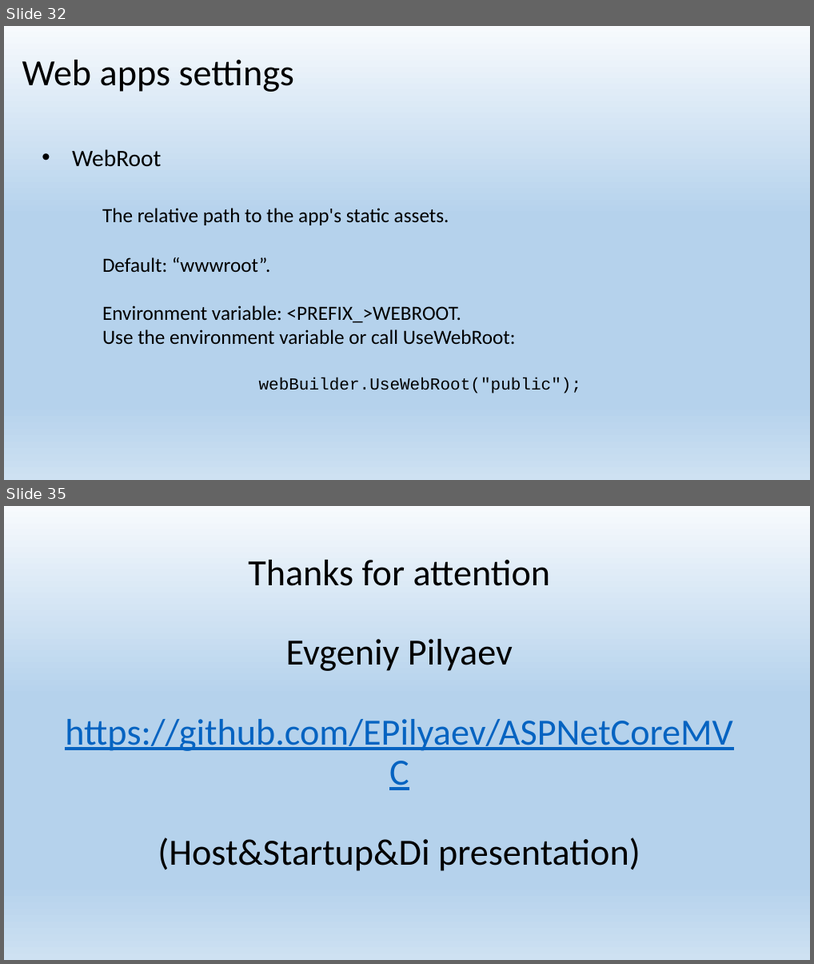
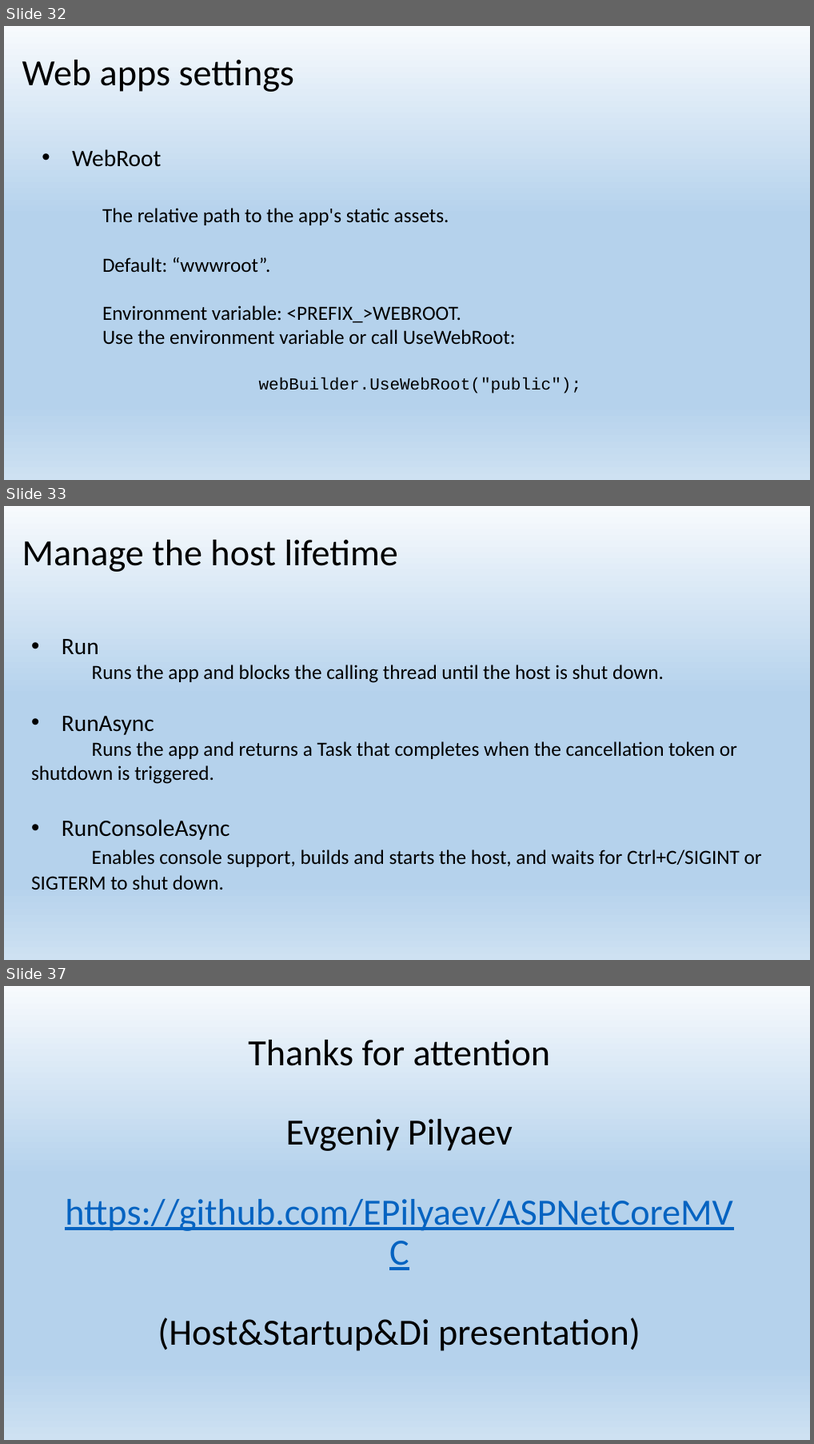
Before and after one commit to EPilyaev/ASPNetCoreMVC, a slide deck: Host&Startup&Di.pptx. Shown one above the other, each under a label of ours: slides 32 and 35 before the commit, slides 32, 33 and 37 after it; the slides between them are not shown. The pictures are 814x964 and 814x1444 pixels, drawn with LibreOffice and Linux fonts; fonts in the diff are those of the drawing. Boxes give left, top, right and bottom in pixels: in the first picture for what was removed or moved away, otherwise in the second. Text is boxed around its words. In the diff, an @@ line names an element or a change of style, - is before the commit and + after.

Commit message:
Finish Host section

```diff
--- a/Host&Startup&Di.pptx
+++ b/Host&Startup&Di.pptx
@@ slide 33 added at <box>4,506,810,960</box>, background gradient #F7FAFD to #B5D2EC to #CEE1F2 @@
@@ title added at <box>22,540,398,572</box>, 44 pt, text #000000 @@
+Manage the host lifetime
@@ text added at <box>31,639,762,889</box>, 24 pt, text #000000 @@
+• Run
+Runs the app and blocks the calling thread until the host is shut down.
+• RunAsync
+Runs the app and returns a Task that completes when the cancellation token or shutdown is triggered.
+• RunConsoleAsync
+Enables console support, builds and starts the host, and waits for Ctrl+C/SIGINT or SIGTERM to shut down.
@@ what was slide 35 is now slide 37 @@
```
Also in this commit, not shown: 3 other slides added, 2 slides removed.
